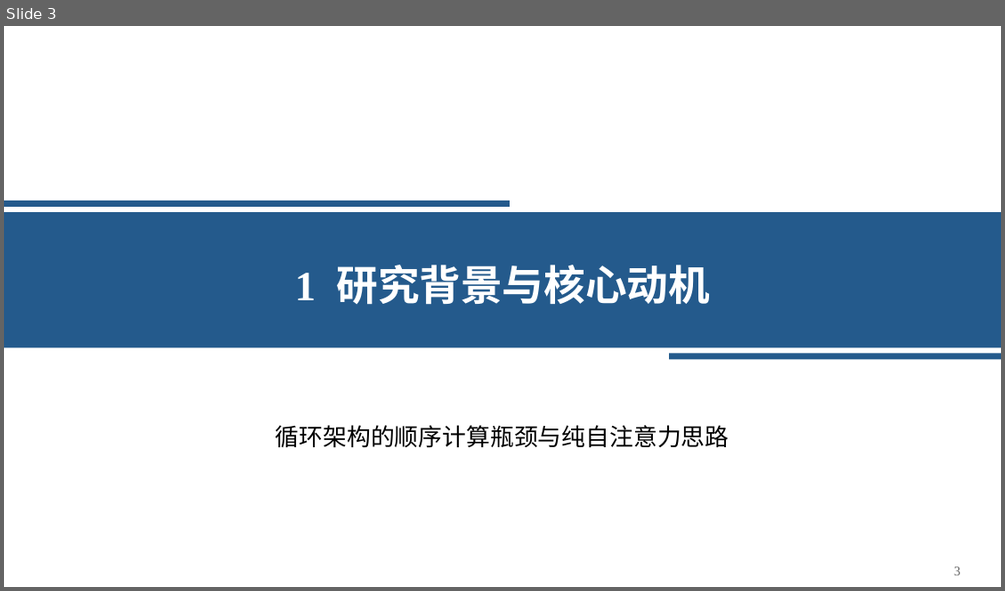
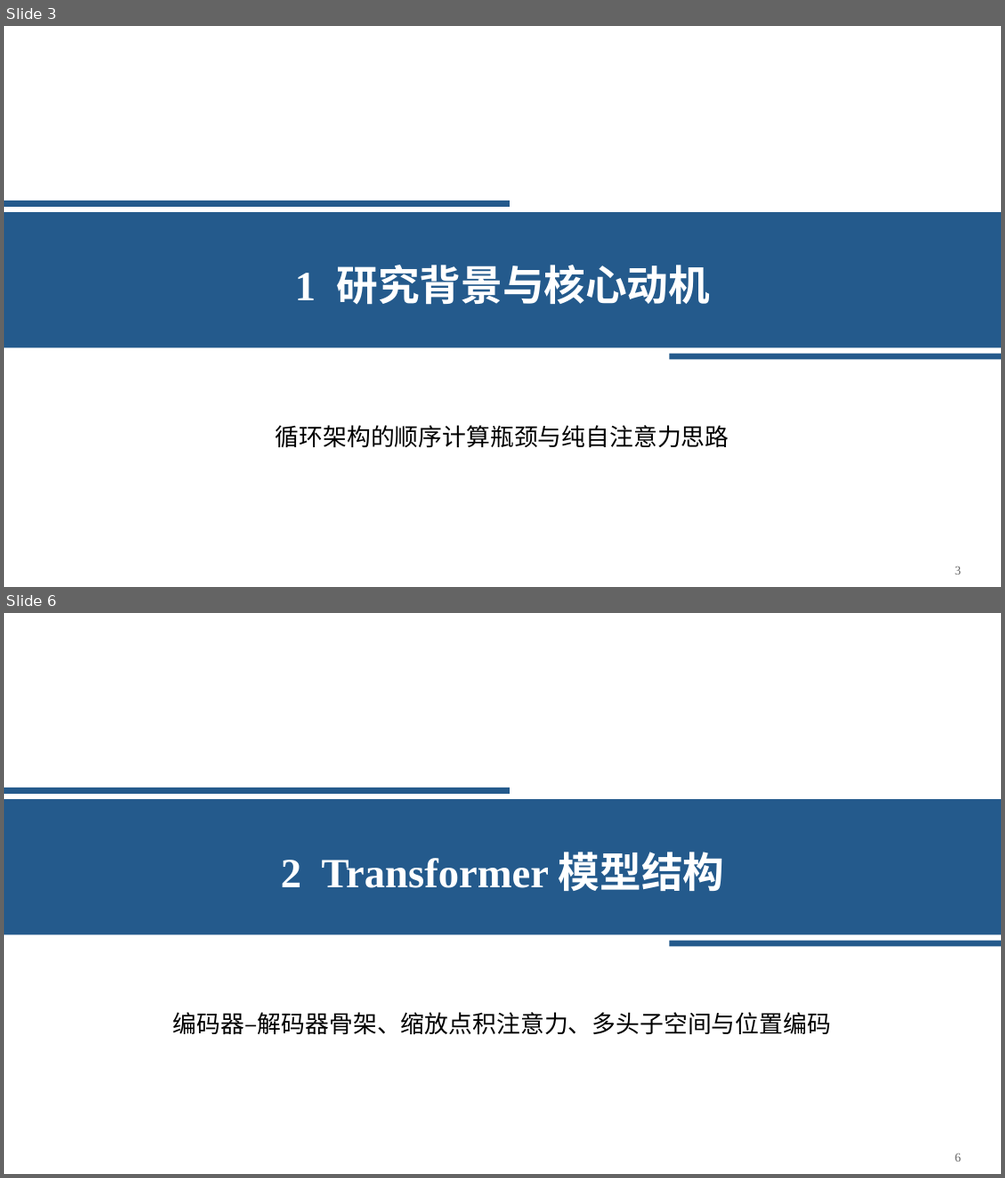
Before and after one commit to Starxy/skills, a slide deck: skills/ppt-craft/assets/academic-blue-template.pptx. Shown one above the other, each under a label of ours: slide 3 before the commit, slides 3 and 6 after it; the slides between them are not shown. The pictures are 1005x591 and 1005x1178 pixels, drawn with LibreOffice and Linux fonts; fonts in the diff are those of the drawing. Boxes give left, top, right and bottom in pixels: in the first picture for what was removed or moved away, otherwise in the second. Text is boxed around its words. In the diff, an @@ line names an element or a change of style, - is before the commit and + after.

```diff
--- a/skills/ppt-craft/assets/academic-blue-template.pptx
+++ b/skills/ppt-craft/assets/academic-blue-template.pptx
@@ slide 6 added at <box>4,613,1001,1174</box>, background #FFFFFF @@
@@ rectangle added at <box>4,799,1001,934</box>, fill #245A8C @@
@@ rectangle added at <box>4,787,510,793</box>, fill #245A8C @@
@@ text added at <box>281,852,725,891</box>, 40 pt, text #FFFFFF, bold @@
+2 Transformer 模型结构
@@ rectangle added at <box>670,941,1001,947</box>, fill #245A8C @@
@@ text added at <box>173,1012,831,1035</box>, 23 pt, text #000000 @@
+编码器–解码器骨架、缩放点积注意力、多头子空间与位置编码
@@ text added at <box>955,1153,961,1161</box>, 12 pt, text #666666 @@
+6
```
Also in this commit, not shown: 12 other slides changed, 2 other slides added, 2 other files.
